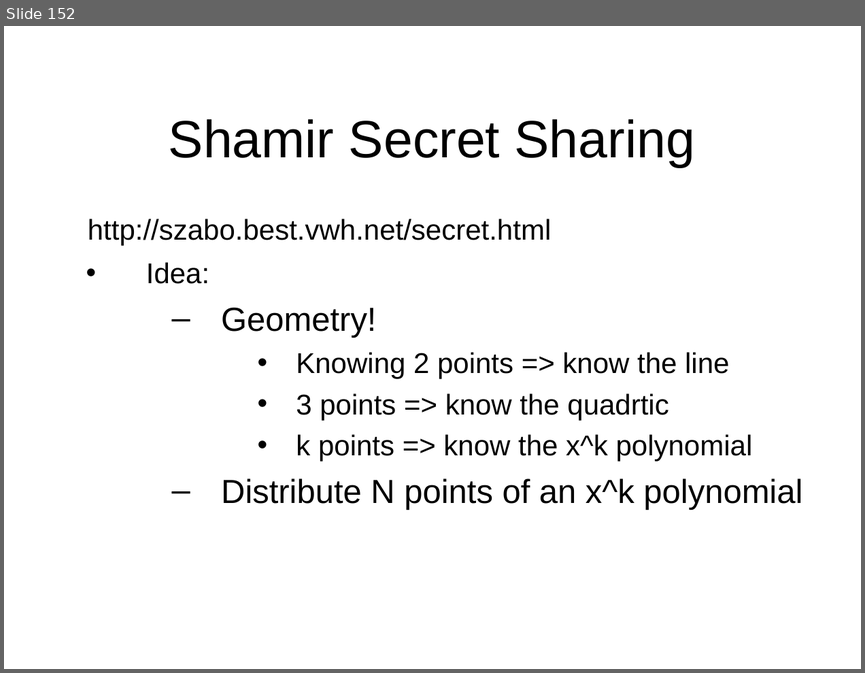
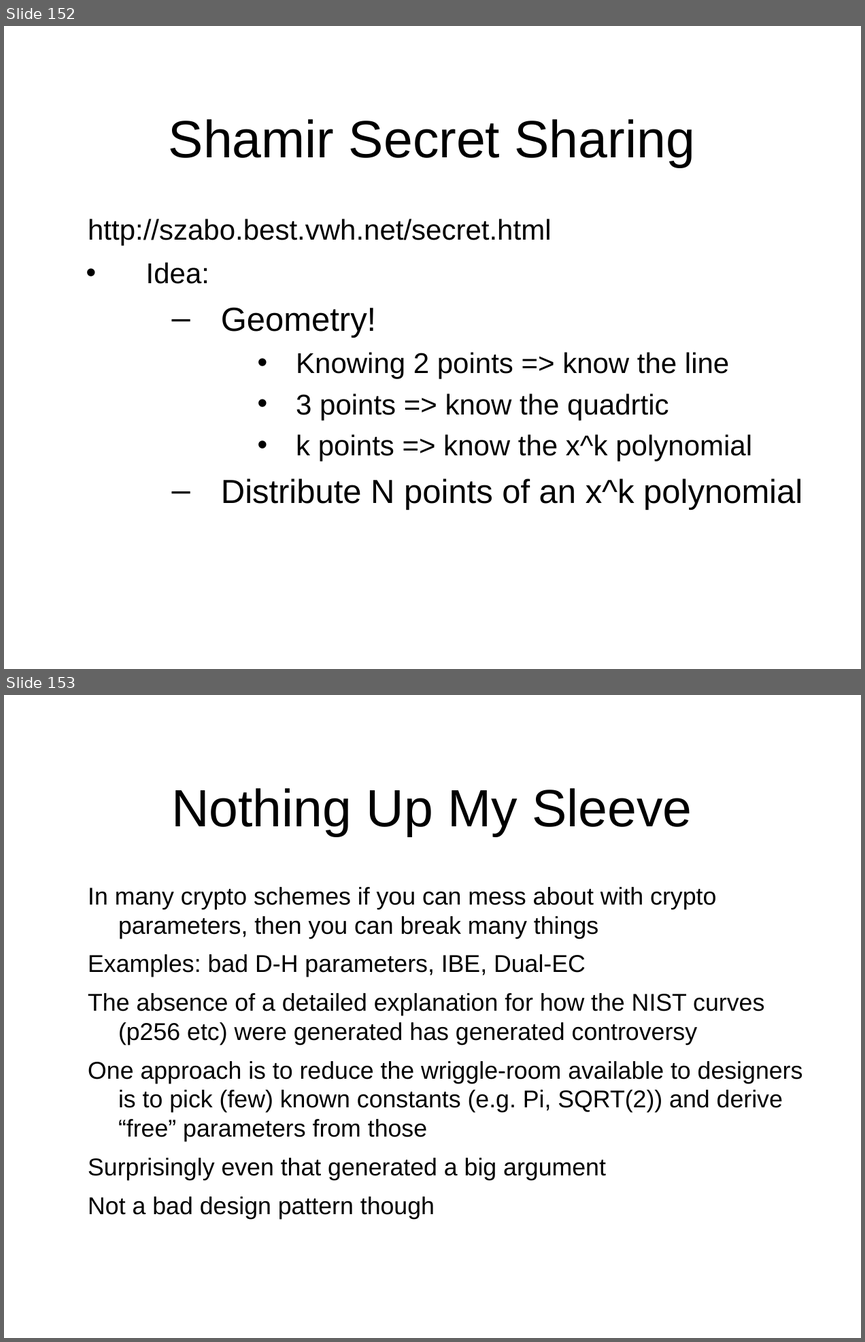
Before and after one commit to sftcd/cs7053, a slide deck: 2016lectures/03-crypto.ppt. Shown one above the other, each under a label of ours: slide 152 before the commit, slides 152 and 153 after it. The pictures are 865x673 and 865x1342 pixels, drawn with LibreOffice and Linux fonts; fonts in the diff are those of the drawing. Boxes give left, top, right and bottom in pixels: in the first picture for what was removed or moved away, otherwise in the second. Text is boxed around its words. In the diff, an @@ line names an element or a change of style, - is before the commit and + after.

```diff
--- a/2016lectures/03-crypto.ppt
+++ b/2016lectures/03-crypto.ppt
@@ slide 153 added at <box>4,695,861,1338</box>, background #FFFFFF @@
@@ title added at <box>171,788,691,836</box>, 44 pt, text #000000 @@
+Nothing Up My Sleeve
@@ text added at <box>88,887,803,1219</box>, 20.4 pt, text #000000 @@
+In many crypto schemes if you can mess about with crypto parameters, then you can break many things
+Examples: bad D-H parameters, IBE, Dual-EC
+The absence of a detailed explanation for how the NIST curves (p256 etc) were generated has generated controversy
+One approach is to reduce the wriggle-room available to designers is to pick (few) known constants (e.g. Pi, SQRT(2)) and derive “free” parameters from those
+Surprisingly even that generated a big argument
+Not a bad design pattern though
```
Also in this commit, not shown: 95 slides changed, 1 other file.
